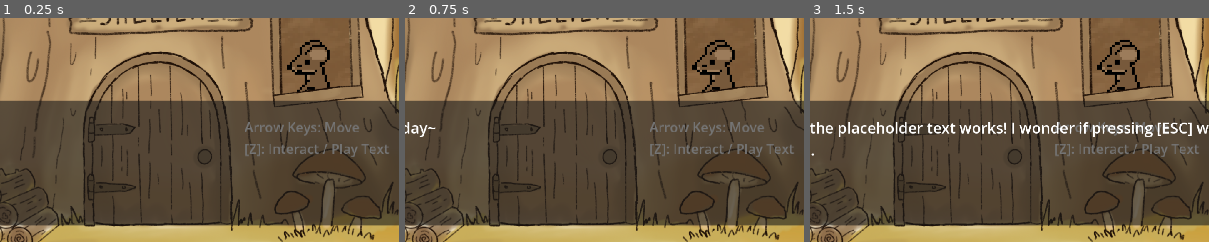
Above: before the commit, frames 1-3 (left to right).
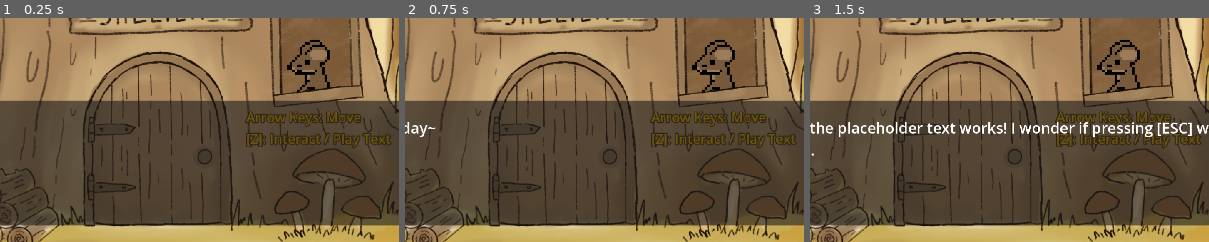
Above: after the commit, the same moments.

Repository: ashtherz/roots
Game: Godot game, scene res://scenes/Overworld.tscn
The game is run twice, just before and just after one commit, with the same random seed, the same clock (stepped at 60 frames per second) and the same inputs. This scene is started directly instead of the project's main scene.
Inputs (mouse positions are % of the whole screen's width and height, from its top left):
- Up to frame 1 (0.25 s): no input
- Up to frame 2 (0.75 s): tap Enter at 0.5 s; move the mouse to (72, 45) at 0.52 s; hold Right (ui_right) from 0.53 s (still down); hold Z (Interact) from 0.53 s (still down); click (72, 45) at 0.67 s
- Up to frame 3 (1.5 s): tap Up (PlatformerJump) at 0.77 s; release Right (ui_right) at 1.25 s; release Z (Interact) at 1.25 s; drag from (30, 55) to (45, 70) at 1.27 s
The pictures show only the part of the screen within x 21-70%, y 50-100%; the shares and areas given below are measured in that part.

The runs differ from the first frame. In frame 1, 3.2% of the frame differs, in the area x 61-98%, y 41-63%; in frame 2, 3.2%; in frame 3, 2.9%.

Commit message:
Change move hint style

Diff:
--- a/game/scenes/Overworld.tscn
+++ b/game/scenes/Overworld.tscn
@@ -166,10 +166,13 @@
 
 [node name="MoveHint" type="Label" parent="." unique_id=1743073492]
 z_index = 2
-offset_left = -1995.0
-offset_top = -389.0
-offset_right = -1821.0
-offset_bottom = -340.0
+offset_left = -1993.0
+offset_top = -401.0
+offset_right = -1819.0
+offset_bottom = -352.0
+theme_override_colors/font_color = Color(0.91, 0.6825, 0, 1)
+theme_override_colors/font_outline_color = Color(0.31, 0.21493334, 0.061999995, 1)
+theme_override_constants/outline_size = 5
 text = "Arrow Keys: Move
 [Z]: Interact / Play Text"
 
